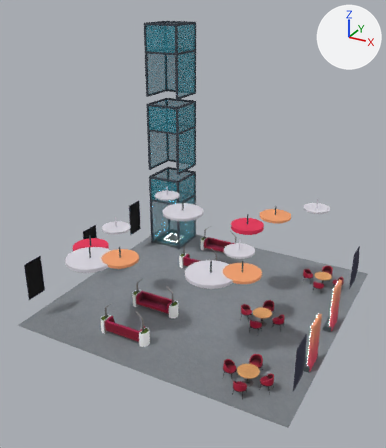
One commit to the glTF model CommunityVenue/models/Building/TeachingCommunityInteriorTeachingRoomLobby.glb: the scene before it, then after it.
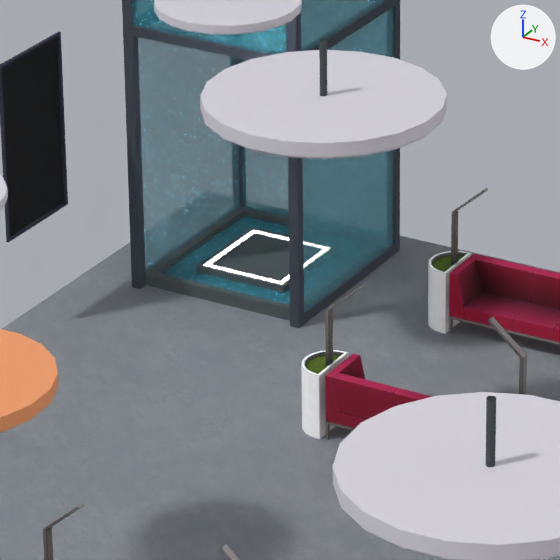
There are two pictures of each version: one whole from a 50 mm camera at (50.9, -18.5, 20.8) aimed at (35.1, 10.1, 6.4), one close up on the part from 33% to 58% of the width and 44% to 64% of the height. The axes (+X, +Y, +Z) are drawn at upper right. The lights are the same throughout. Objects named as collision shapes, trigger or cutter boxes, shadow casters or lower levels of detail are left out. Where no turn or scale is listed for an object, it has been applied to the vertices.

The older version as bpy lines, for what is in view:
```python
me_mesh_099 = bpy.data.meshes.new('Mesh.099')
me_mesh_099.from_pydata(...)  # 40 vertices, 72 faces; spans x 26.95..29.52, y 17.68..20.43, z 0.0..0.2
# faces by material slot: [12, 52, 8]
me_mesh_099.materials.append(mat_liveteach_glass)  # cyan #3694a7
me_mesh_099.materials.append(mat_tcv_colour_mat)
me_mesh_099.materials.append(mat_tcv_neon_mat)
me_mesh_281 = bpy.data.meshes.new('Mesh.281')
me_mesh_281.from_pydata(...)  # 4 vertices, 2 faces; spans x 25.9..45.0, y 2.4..21.1, z 0.0
me_mesh_281.materials.append(mat_tcv_concretepath_mat)  # picture img_concretebase03_albedo
me_mesh_531 = bpy.data.meshes.new('Mesh.531')
me_mesh_531.from_pydata(...)  # 876 vertices, 1596 faces; spans x 31.16..34.82, y 14.75..19.19, z 0.0..2.22
me_mesh_531.materials.append(mat_tcv_lobbyfurniture_mat)
ob_tcv_lift = bpy.data.objects.new('TCV_Lift', me_mesh_099)
ob_tcv_lift.location = (0.0, 0.0, 0.0)
ob_tcv_teachingroomfloor = bpy.data.objects.new('TCV_TeachingRoomFloor', me_mesh_281)
ob_tcv_teachingroomfloor.location = (0.0, 0.0, 0.0)
ob_tcv_teachingroomlobbysofa07 = bpy.data.objects.new('TCV_TeachingRoomLobbySofa07', me_mesh_531)
ob_tcv_teachingroomlobbysofa07.location = (0.0, 0.0, 0.0)
# also in view: 'TCV_WelcomeZoneRoofLights1' at (35.1, 14.1, 5.8); 'TCV_TeachingRoomLobbyScreen4' at (26.0, 16.2, 2.8); 'TCV_LiftGlass' at (28.2, 19.1, 9.2); 'TCV_LiftFrames' at (28.2, 19.1, 9.2); 'TCV_WelcomeZoneRoofArt1' at (35.0, 10.1, 5.7)
```
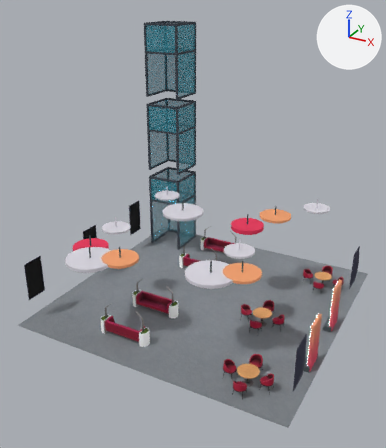
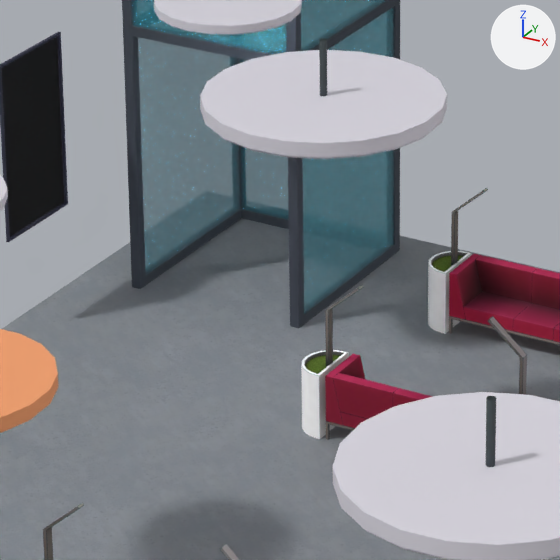
What differs and where, as boxes [x1, y1, x2, y2] in the close-ups (560 x 560 px):
'TCV_Lift', deleted
    before: [146, 207, 290, 321]
    faces in mat_tcv_colour_mat: [146, 207, 290, 321]
    faces in mat_liveteach_glass (cyan #3694a7): [162, 216, 290, 305]
    faces in mat_tcv_neon_mat: [204, 230, 289, 284]

The change, as a list of edits to the scene's bpy script:
```text
Remove ob_tcv_lift:
    ob_tcv_lift = bpy.data.objects.new('TCV_Lift', me_mesh_099)
    ob_tcv_lift.location = (0.0, 0.0, 0.0)
```
